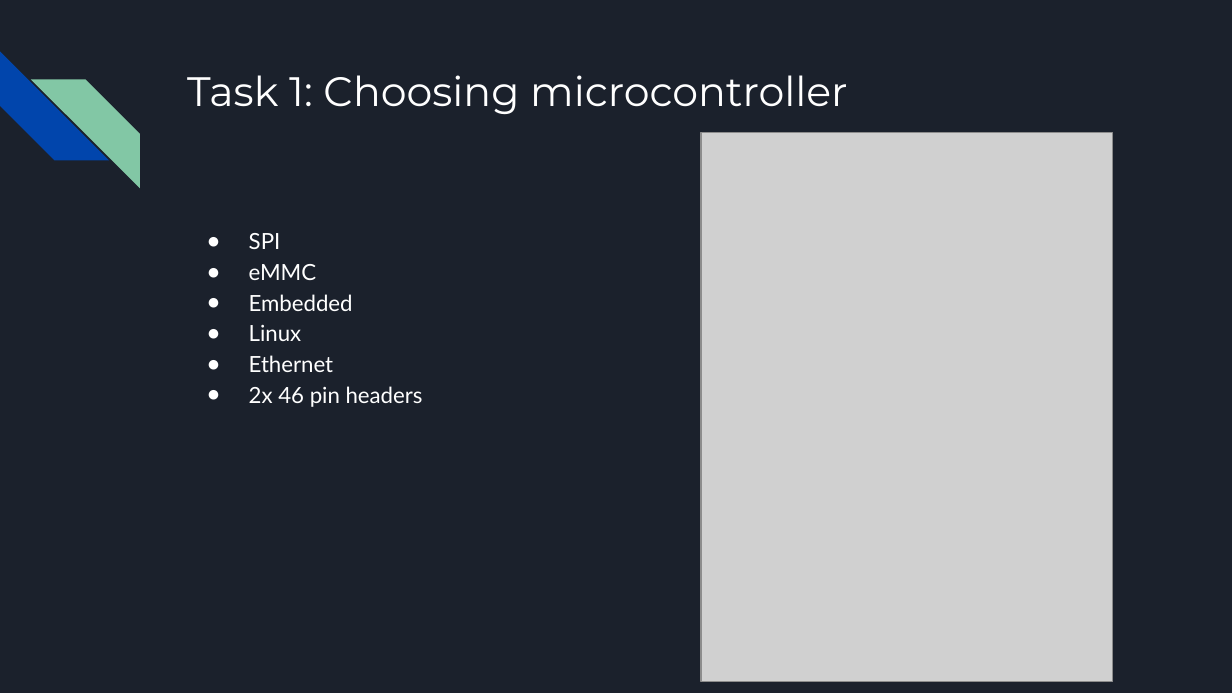
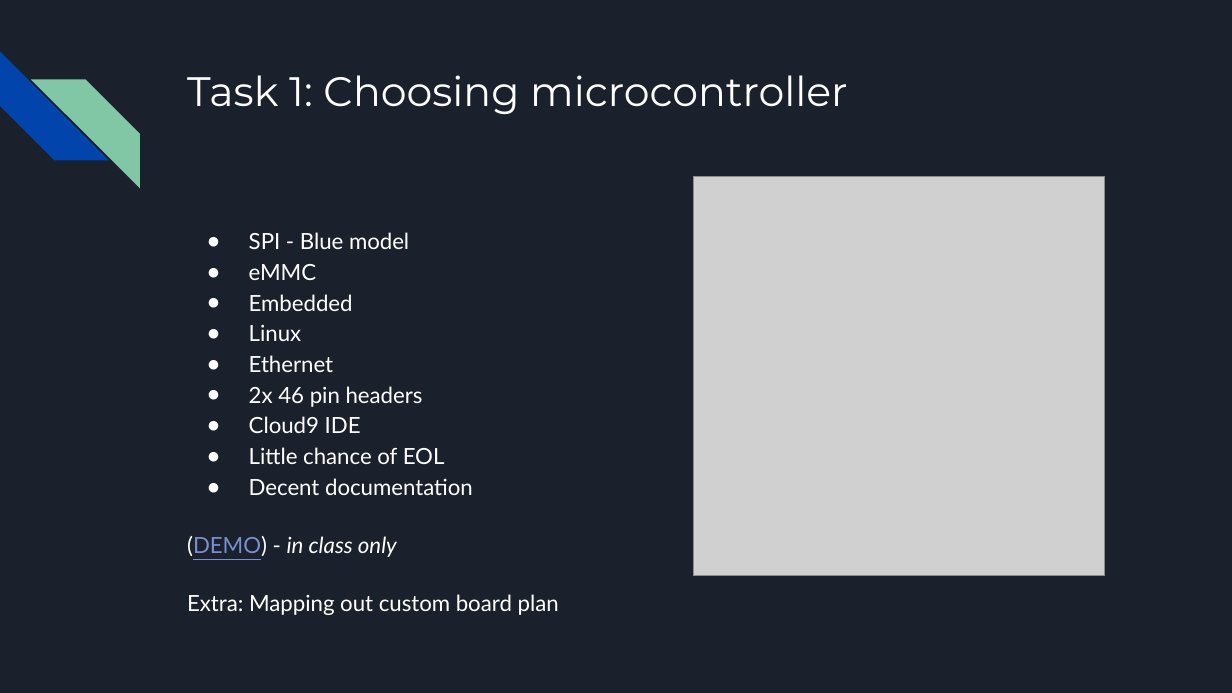
Before and after one commit to killsap/automated-multi-cycle-farming-in-space-website, a slide deck: slide 3 of docs/Milestone1Presentation.pptx. Drawn at 1232x693 pixels with LibreOffice and Linux fonts; fonts in the diff are those of the drawing; grey boxes stand for pictures. Boxes give left, top, right and bottom in pixels: in the first picture for what was removed or moved away, otherwise in the second. Text is boxed around its words. In the diff, an @@ line names an element or a change of style, - is before the commit and + after.

```diff
--- a/docs/Milestone1Presentation.pptx
+++ b/docs/Milestone1Presentation.pptx
@@ picture: place and size @@
-picture at box(701, 133, 1112, 683)
+picture at box(694, 176, 1105, 575)
@@ text at box(249, 232, 409, 249): text changed @@
-● SPI
+● SPI - Blue model
@@ text at box(187, 416, 559, 615): paragraphs added @@
+● Cloud9 IDE
+● Little chance of EOL
+● Decent documentation
+(DEMO) - in class only
+Extra: Mapping out custom board plan
```
Also in this commit, not shown: 5 other slides changed, 7 slides added, 1 slide removed.
